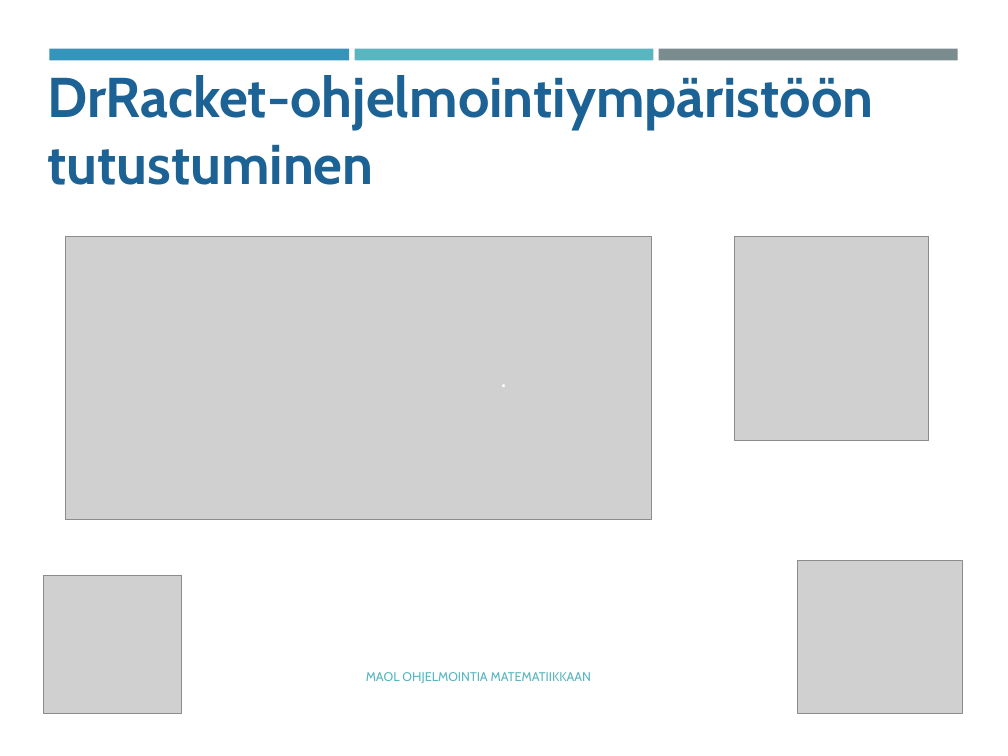
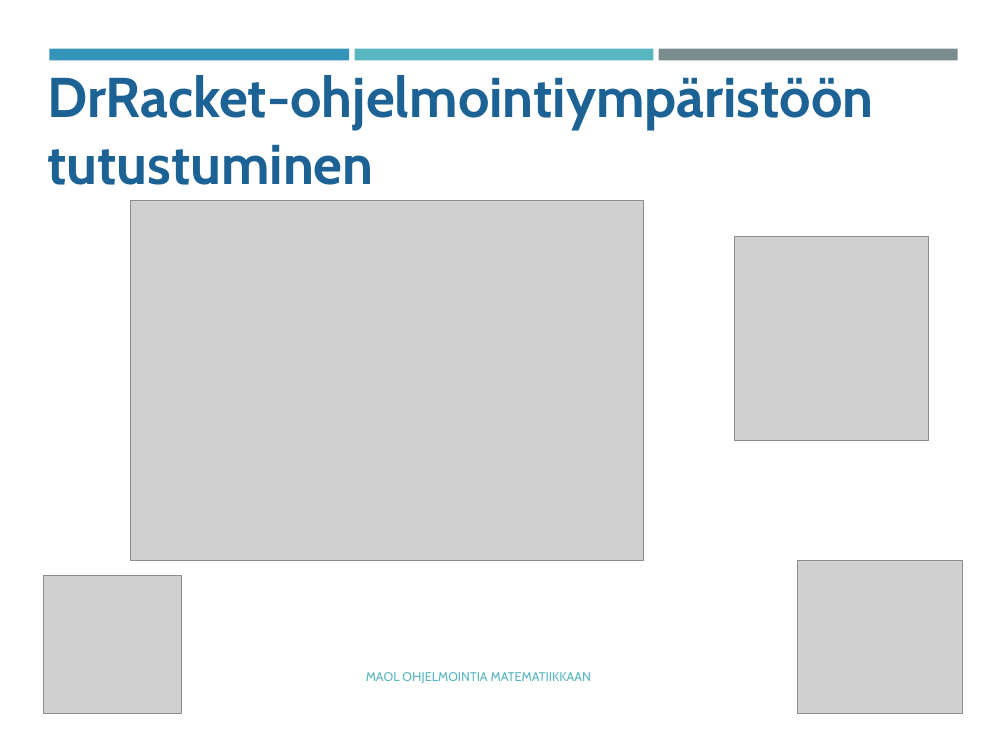
Before and after one commit to tyynetyyne/tyynetyyne.github.io, a slide deck: slide 1 of tehtavat/tiedostot/maol/power_point/Racket-MAOL-5-6-tutustuminen-ohjelmointiymparistoon.pptx. Drawn at 1008x756 pixels with LibreOffice and Linux fonts; fonts in the diff are those of the drawing; grey boxes stand for pictures. Boxes give left, top, right and bottom in pixels: in the first picture for what was removed or moved away, otherwise in the second. Text is boxed around its words. In the diff, an @@ line names an element or a change of style, - is before the commit and + after.

```diff
--- a/tehtavat/tiedostot/maol/power_point/Racket-MAOL-5-6-tutustuminen-ohjelmointiymparistoon.pptx
+++ b/tehtavat/tiedostot/maol/power_point/Racket-MAOL-5-6-tutustuminen-ohjelmointiymparistoon.pptx
@@ picture: place and size @@
-picture at (66,237,652,520)
+picture at (130,201,643,561)
@@ text removed at (490,358,517,398) @@
-.
```
Also in this commit, not shown: 18 other slides changed.
